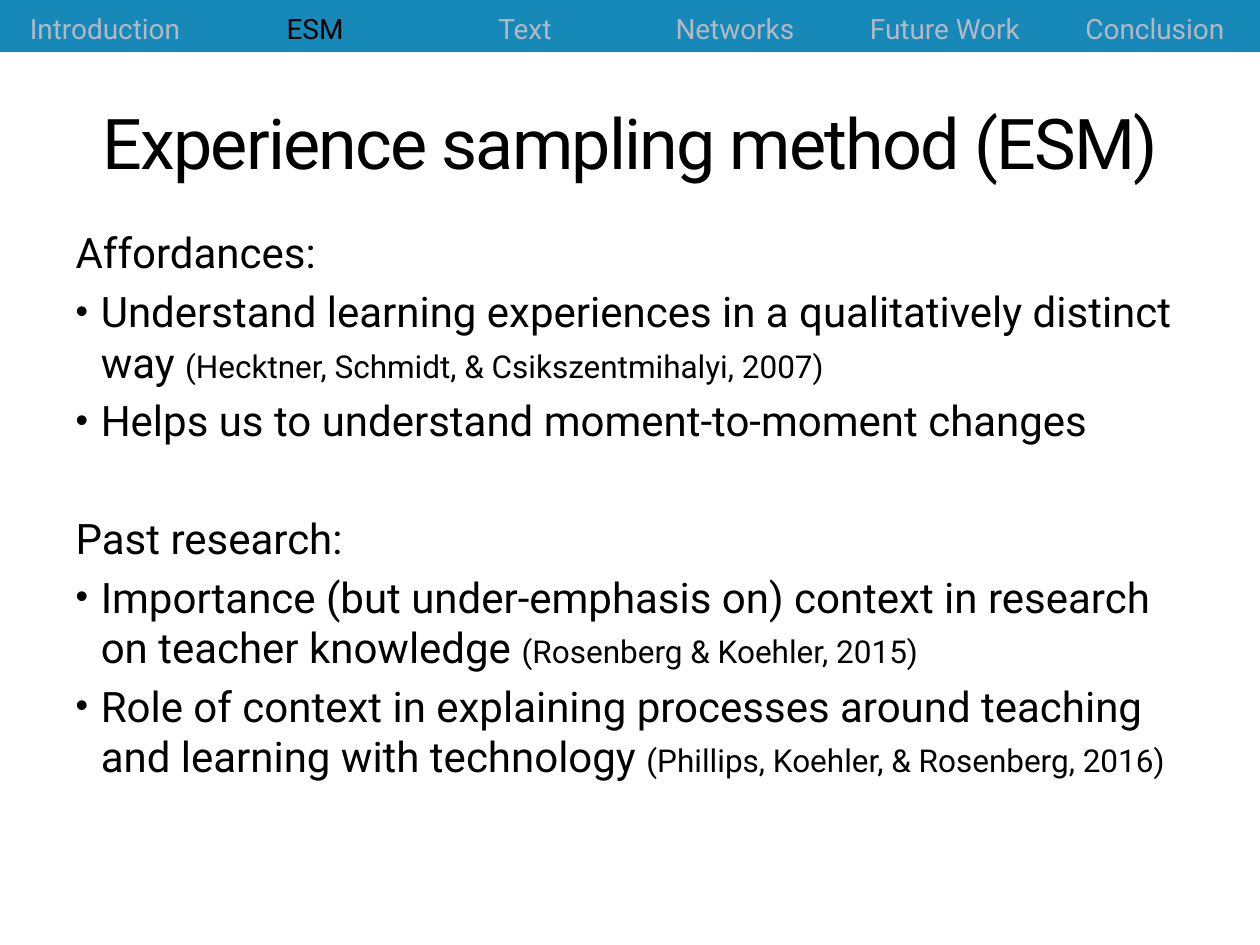
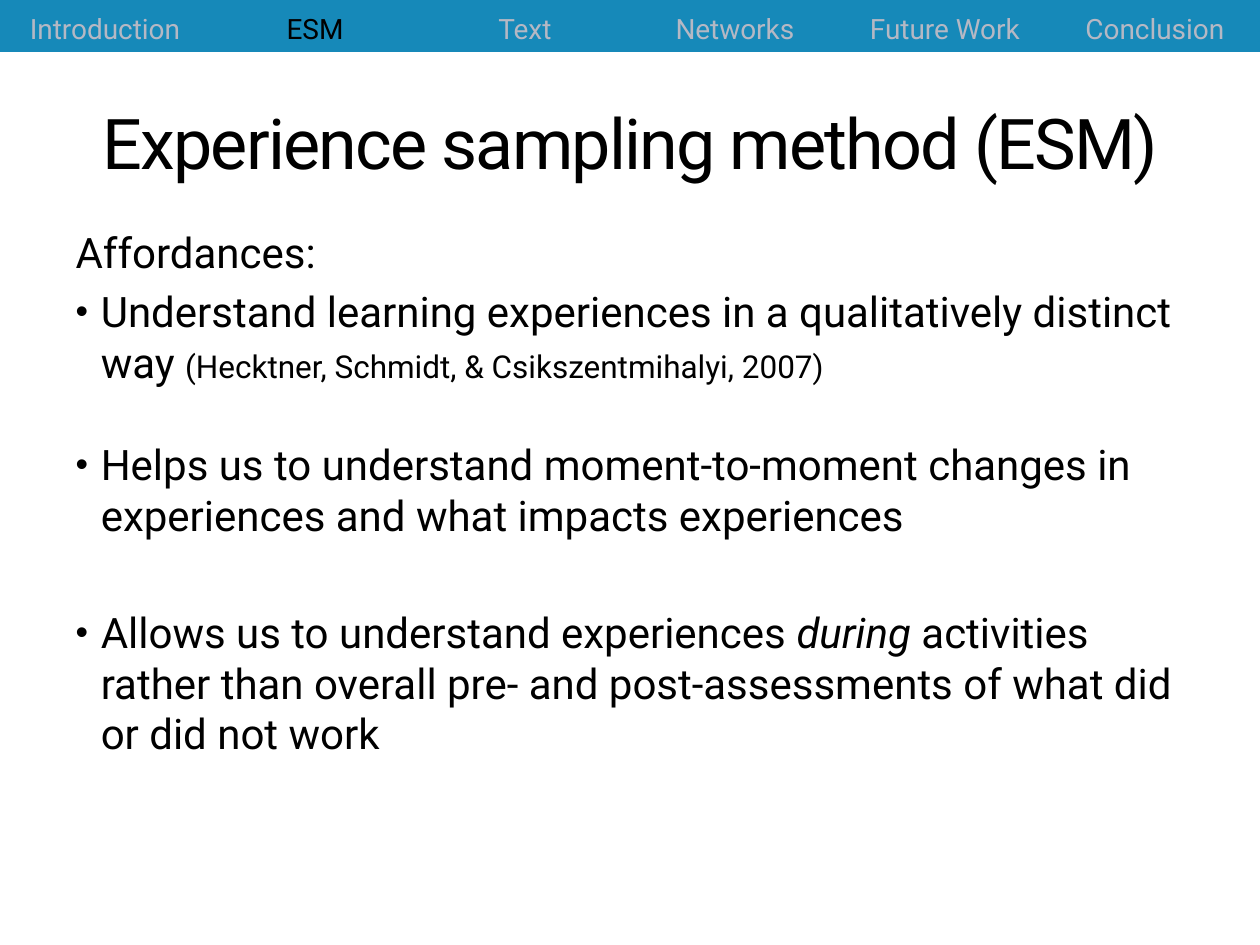
Before and after one commit to jrosen48/job-talk, a slide deck: slide 10 of 2018-1-16-Rosenberg-UT-Knoxville-talk.pptx (slide 9 before the commit). Drawn at 1260x945 pixels with LibreOffice and Linux fonts; fonts in the diff are those of the drawing. Boxes give left, top, right and bottom in pixels: in the first picture for what was removed or moved away, otherwise in the second. Text is boxed around its words. In the diff, an @@ line names an element or a change of style, - is before the commit and + after.

```diff
--- a/2018-1-16-Rosenberg-UT-Knoxville-talk.pptx
+++ b/2018-1-16-Rosenberg-UT-Knoxville-talk.pptx
@@ text at [101,448,1172,750]: text changed @@
-• Helps us to understand moment-to-moment changes
-Past research:
-• Importance (but under-emphasis on) context in research on teacher knowledge (Rosenberg & Koehler, 2015)
-• Role of context in explaining processes around teaching and learning with technology (Phillips, Koehler, & Rosenberg, 2016)
+• Helps us to understand moment-to-moment changes in experiences and what impacts experiences
+• Allows us to understand experiences during activities rather than overall pre- and post-assessments of what did or did not work
```
Also in this commit, not shown: 13 other slides changed, 6 slides added, 1 slide removed, 4 other files.
